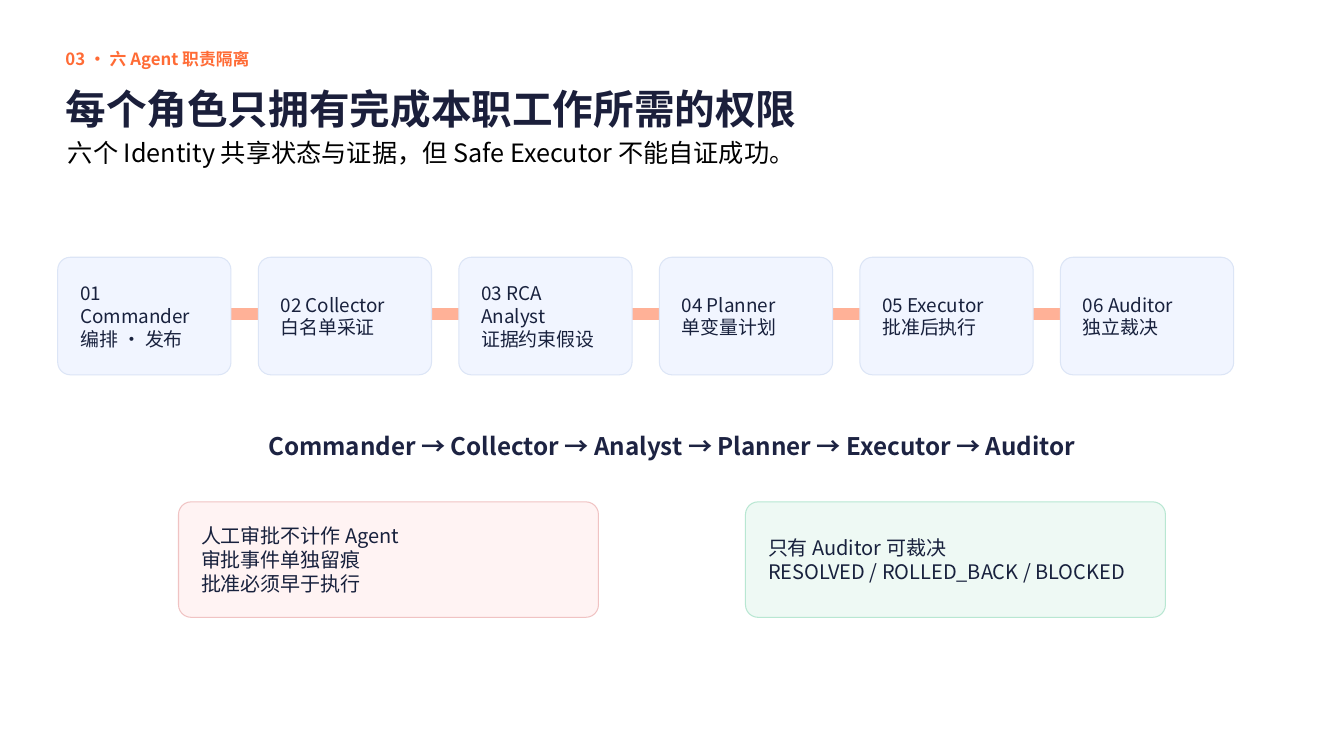
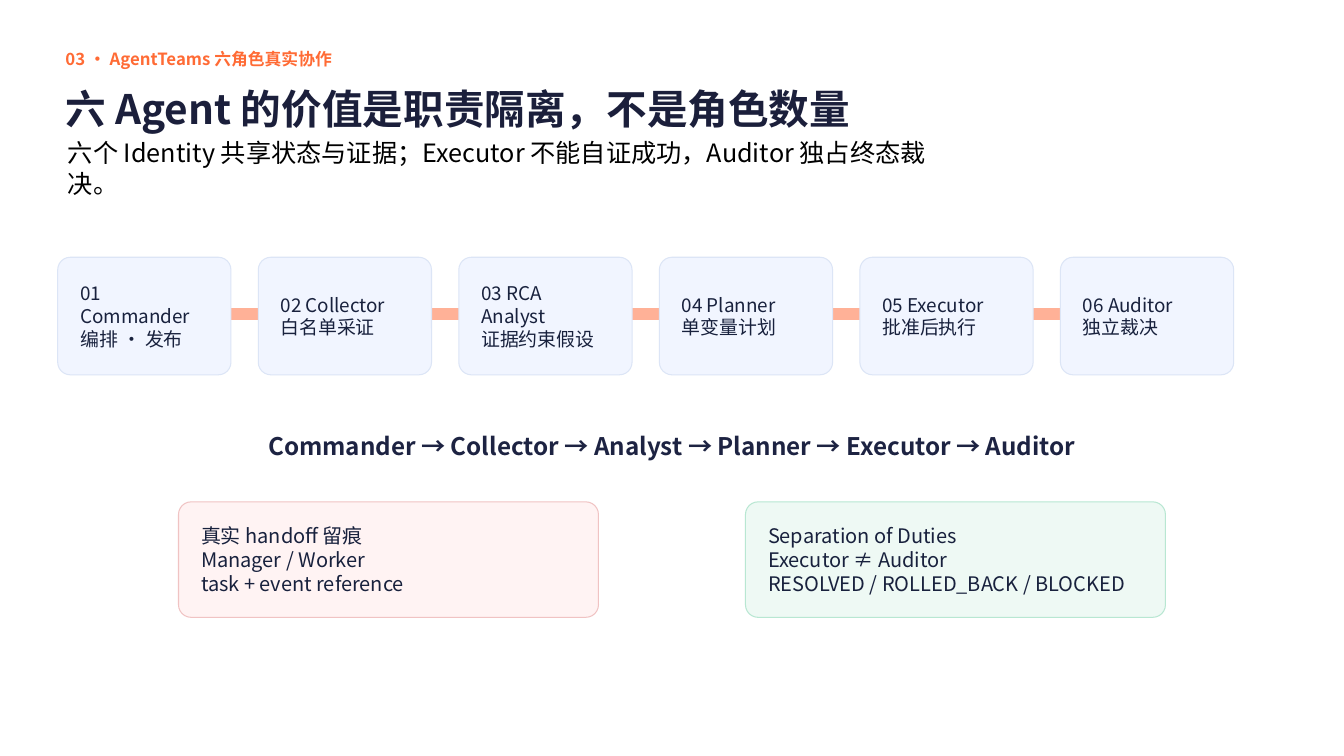
Before and after one commit to JAKIIC/LabOps-Guard, a slide deck: slide 5 of submission/LabOps-Guard-GOAI-复赛方案-v1.0-rc1.pptx. Drawn at 1344x756 pixels with LibreOffice and Linux fonts; fonts in the diff are those of the drawing. Boxes give left, top, right and bottom in pixels: in the first picture for what was removed or moved away, otherwise in the second. Text is boxed around its words. In the diff, an @@ line names an element or a change of style, - is before the commit and + after.

```diff
--- a/submission/LabOps-Guard-GOAI-复赛方案-v1.0-rc1.pptx
+++ b/submission/LabOps-Guard-GOAI-复赛方案-v1.0-rc1.pptx
@@ text at (x1=65, y1=50, x2=331, y2=69): text changed @@
-03 · 六 Agent 职责隔离
+03 · AgentTeams 六角色真实协作
@@ text at (x1=65, y1=89, x2=850, y2=134): text changed @@
-每个角色只拥有完成本职工作所需的权限
+六 Agent 的价值是职责隔离，不是角色数量
@@ text at (x1=68, y1=140, x2=926, y2=195): text changed @@
-六个 Identity 共享状态与证据，但 Safe Executor 不能自证成功。
+六个 Identity 共享状态与证据；Executor 不能自证成功，Auditor 独占终态裁决。
@@ text in rounded rectangle at (x1=201, y1=526, x2=404, y2=592): text changed @@
-人工审批不计作 Agent
-审批事件单独留痕
-批准必须早于执行
+真实 handoff 留痕
+Manager / Worker
+task + event reference
@@ text in rounded rectangle at (x1=768, y1=527, x2=956, y2=568): text changed @@
-只有 Auditor 可裁决
+Separation of Duties
+Executor ≠ Auditor
```
Also in this commit, not shown: 13 other slides changed, 4 slides added, 4 slides removed, 1 other file.
